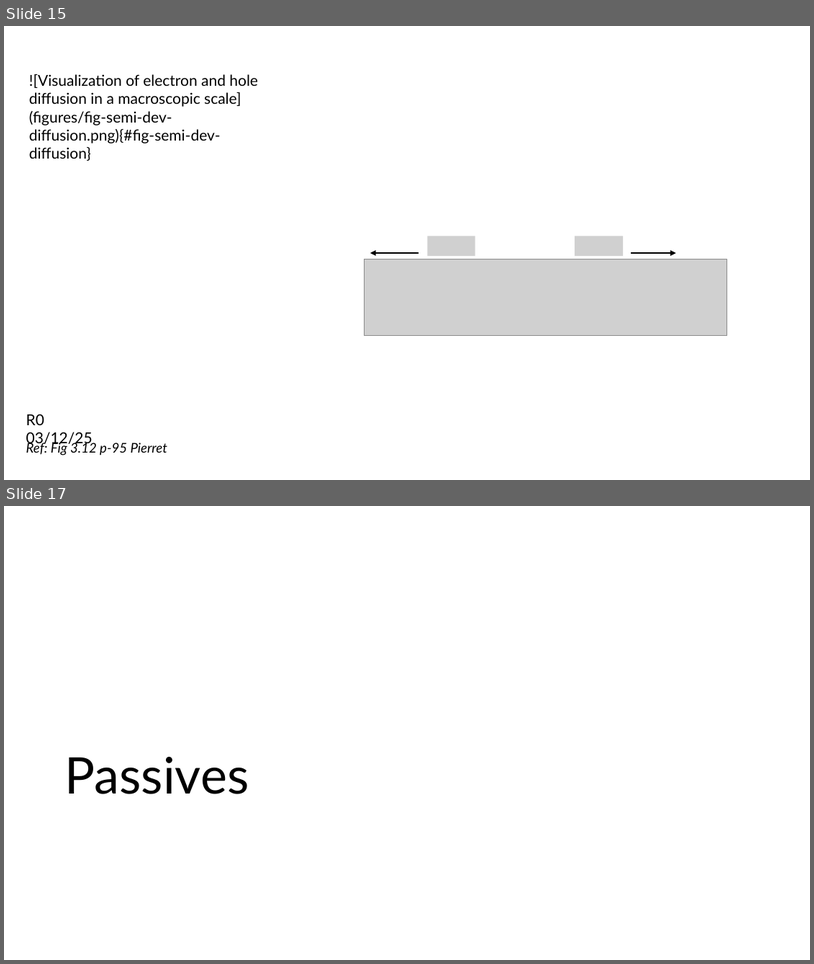
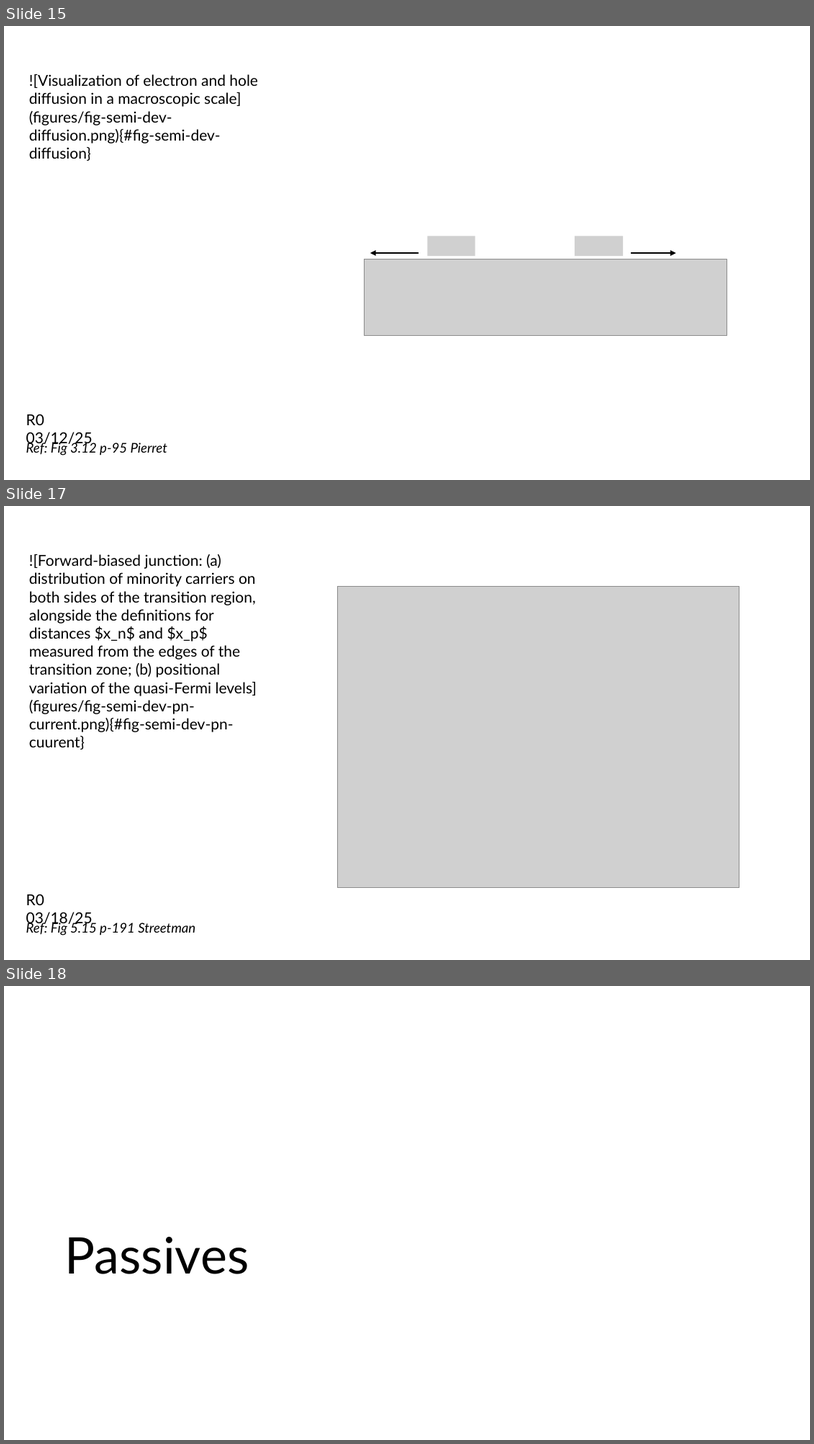
Before and after one commit to mixignal-press/ebook-ice1, a slide deck: figures/fig.pptx. Shown one above the other, each under a label of ours: slides 15 and 17 before the commit, slides 15, 17 and 18 after it; the slides between them are not shown. The pictures are 814x964 and 814x1444 pixels, drawn with LibreOffice and Linux fonts; fonts in the diff are those of the drawing; grey boxes stand for pictures. Boxes give left, top, right and bottom in pixels: in the first picture for what was removed or moved away, otherwise in the second. Text is boxed around its words. In the diff, an @@ line names an element or a change of style, - is before the commit and + after.

```diff
--- a/figures/fig.pptx
+++ b/figures/fig.pptx
@@ slide 17 added at [4,506,810,960], background #FFFFFF @@
@@ text added at [29,554,257,749], 18 pt, text #000000 @@
+![Forward-biased junction: (a) distribution of minority carriers on both sides of the transition region, alongside the definitions for distances $x_n$ and $x_p$ measured from the edges of the transition zone; (b) positional variation of the quasi-Fermi levels](figures/fig-semi-dev-pn-current.png){#fig-semi-dev-pn-cuurent}
@@ picture added at [337,587,740,887] @@
@@ text added at [26,893,93,926], 18 pt, text #000000 @@
+R0 03/18/25
@@ text added at [26,921,196,935], 16 pt, text #000000, italic @@
+Ref: Fig 5.15 p-191 Streetman
@@ what was slide 17 is now slide 18 @@
```
Also in this commit, not shown: 1 slide changed, 11 other files.
